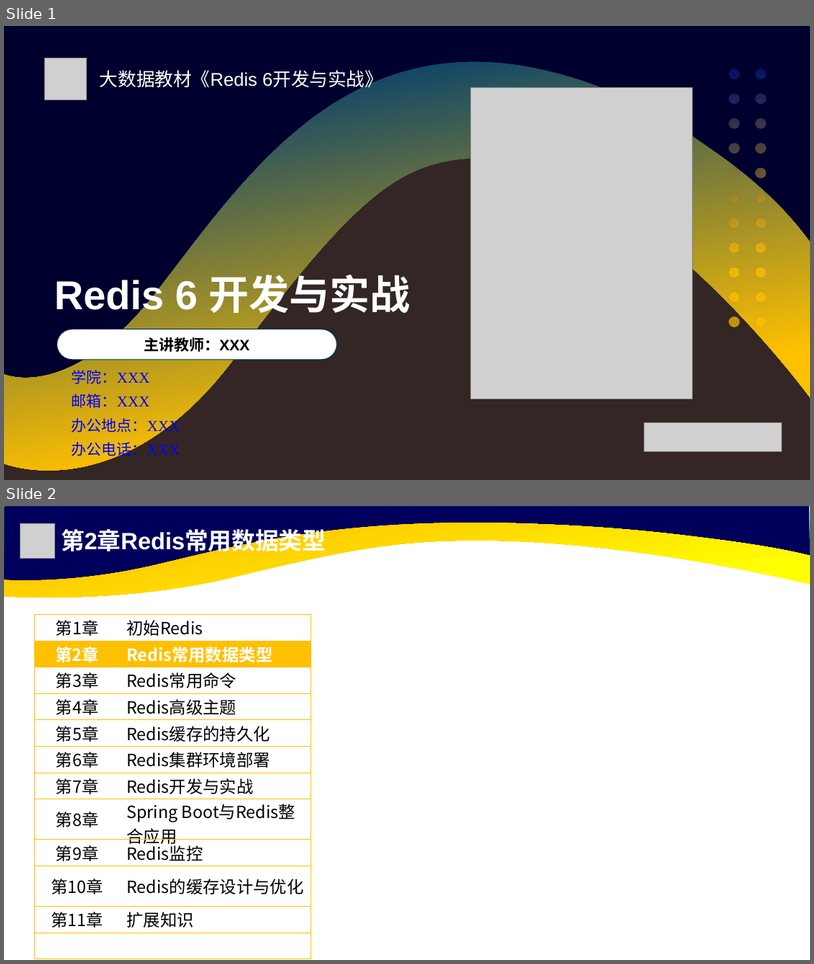
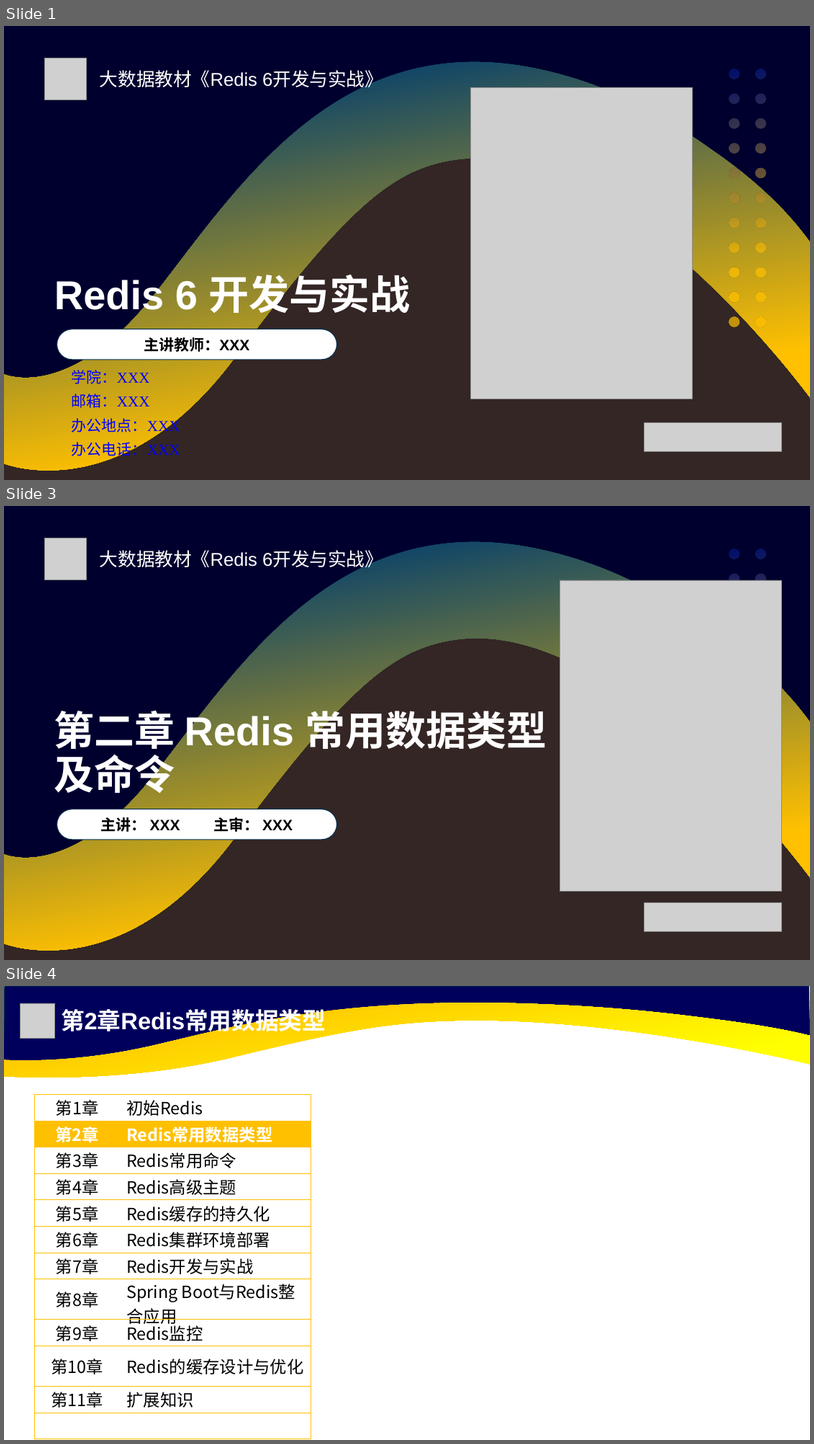
Before and after one commit to cxinping/Redis, a slide deck: ppt/第2章 Redis常用数据类型及命令.pptx. Shown one above the other, each under a label of ours: slides 1 and 2 before the commit, slides 1, 3 and 4 after it; the slides between them are not shown. The pictures are 814x964 and 814x1444 pixels, drawn with LibreOffice and Linux fonts; fonts in the diff are those of the drawing; grey boxes stand for pictures; background and template pictures are left out. Boxes give left, top, right and bottom in pixels: in the first picture for what was removed or moved away, otherwise in the second. Text is boxed around its words. In the diff, an @@ line names an element or a change of style, - is before the commit and + after.

```diff
--- a/ppt/第2章 Redis常用数据类型及命令.pptx
+++ b/ppt/第2章 Redis常用数据类型及命令.pptx
@@ slide 3 added at (4,506,810,960), background #00002E; not listed: 2 template elements that a slide beside it also shows @@
@@ picture added at (44,538,86,580) @@
@@ text added at (100,550,383,571), 22 pt, text #FFFFFF @@
+大数据教材《Redis 6开发与实战》
@@ freeform shape added at (730,549,766,807), fill gradient #031684 to #FFC000 @@
@@ picture added at (560,580,782,891) @@
@@ title added at (54,705,548,799), 48 pt, text #FFFFFF, bold @@
+第二章 Redis 常用数据类型
+及命令
@@ rounded rectangle added at (57,809,337,839), fill #FFFFFF, outline #05304F 1 pt, 18 pt, text #000000, bold @@
+主讲： XXX 主审： XXX
@@ picture added at (645,902,782,931) @@
@@ what was slide 2 is now slide 4 @@
```
Also in this commit, not shown: 1 other slide added, 4 other files.
